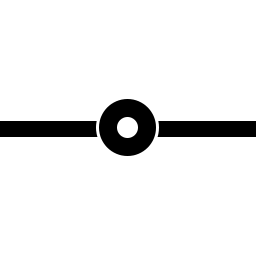
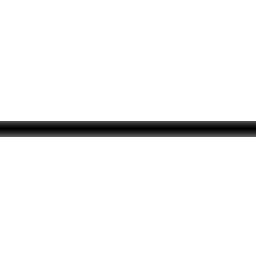
Layers edited between the first and the second 256 x 256 image:
moved "Ellipse 1" (1st of 2, in "Center") into group "Center", painted on it over bbox(114, 114, 141, 141)
moved "Ellipse 1" (2nd of 2, in "Center") into group "Center", painted on it over bbox(96, 99, 159, 156)
